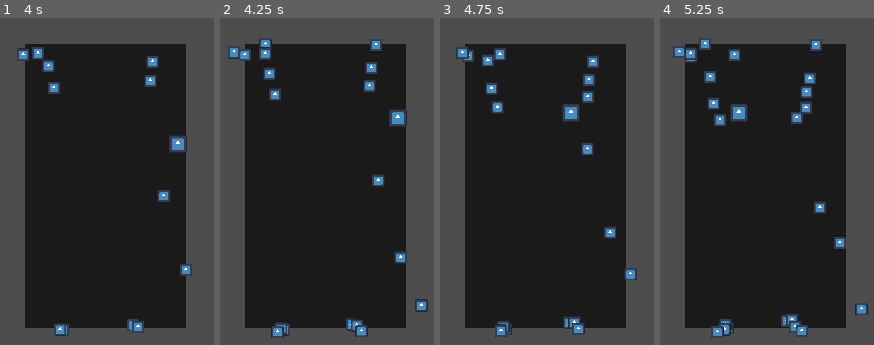
Above: before the commit, frames 1-4 (left to right).
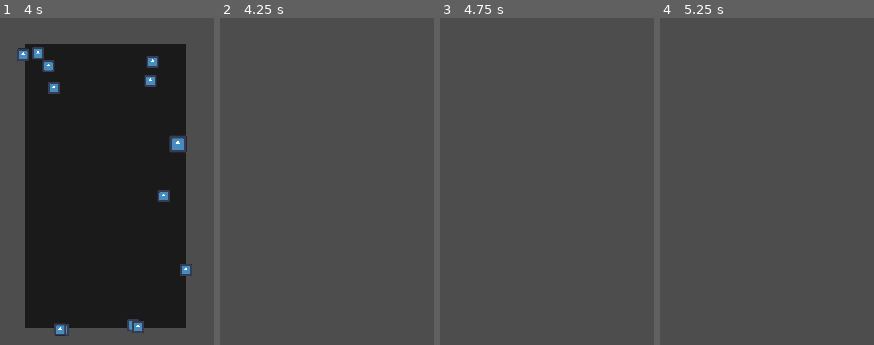
Above: after the commit, the same moments.

Repository: Where-is-my-input/Erratic-Seasons
Game: Godot game, scene res://characters/defined/cecilia.tscn
Two runs of this game, one before a commit and one after it. Both use one fixed random seed, a clock stepped at 60 frames per second and the inputs below. This scene is started directly instead of the project's main scene. The engine's default icon, where the game draws it, is replaced by a stand-in: a white triangle on a blue panel in a dark square.
Inputs:
- Up to frame 1 (4 s): tap Enter at 0.5 s; hold D (right) 0.53-1.28 s; tap Escape (reset) at 1.25 s; hold S (down) 1.28-2 s; click "Minigame" at 2 s; hold D (right) 2.78-3.53 s; hold W (up) from 3.53 s (still down)
- Up to frame 2 (4.25 s): keep holding W (up)
- Up to frame 3 (4.75 s): release W (up) at 4.28 s; hold A (left) from 4.28 s (still down)
- Up to frame 4 (5.25 s): keep holding A (left)

Frame 1 is identical in both runs. In frame 2, 65% of the frame differs, in the area x 3-98%, y 6-98%; in frame 3, 64%; in frame 4, 64%.

Commit message:
fix starting battle with dead character

Diff:
--- a/UI/character_ui.gd
+++ b/UI/character_ui.gd
@@ -37,6 +37,7 @@
 	character.connect("died", dead)
 	character.connect("revived", revive)
 	if character.isDead:
+		turnActionAvailable = false
 		setDisabledAll(true)
 
 func updateUI(value = 10):
--- a/characters/character.gd
+++ b/characters/character.gd
@@ -36,8 +36,8 @@
 			print("Dead")
 			queue_free()#maybe keep the node "alive" so someone could revive it
 		else:
-			print("Death minigame")
-			Global.deathMinigame.emit(self)
+			print("Player character dead")
+			Global.playerCharacterDied.emit()
 	gotHit.emit(HP)
 
 func revive(value = 10):
--- a/game_scenes/battle.gd
+++ b/game_scenes/battle.gd
@@ -9,7 +9,7 @@
 
 # Called when the node enters the scene tree for the first time.
 func _ready():
-	Global.connect("deathMinigame", deathMinigame)
+	Global.connect("playerCharacterDied", playerCharacterDied)
 	transition.play("fadeIn")
 	#for c in Global.playerParty:
 		#player_party.add_child(c)
@@ -68,8 +68,13 @@
 	#target.getHit(attacker.atk)
 	target.getHit(getDamageDealt(attacker.atk, attacker.weapon, target.armor))
 
-func deathMinigame(character):
-	print("Minigame signal received")
+func playerCharacterDied():
+	print("Player character died")
+	for c in Global.playerParty:
+		if c.HP > 0: return
+	print("Play game over minigame")
+	deathMinigame()
+
+func deathMinigame():
 	var minigame = gameOverMinigame.instantiate()
-	minigame.character = character
 	add_child(minigame)
--- a/game_scenes/battleUI.gd
+++ b/game_scenes/battleUI.gd
@@ -36,6 +36,7 @@
 	for c in player_party_container.get_children():
 		if !c.character.isDead:
 			c.setDisabledAll(false)
+	print("NPC turn ended")
 
 func disablePlayableCharactersActions():
 	for c in player_party_container.get_children():
--- a/game_scenes/game_over_minigame/game_over_minigame.gd
+++ b/game_scenes/game_over_minigame/game_over_minigame.gd
@@ -1,6 +1,4 @@
 extends Node2D
-
-var character:Node2D
 
 @export var difficulty:int = 10
 
@@ -11,8 +9,8 @@
 	z_index = 20
 
 func _on_tmr_revive_timeout():
-	if character == null: return
-	character.revive()
+	for c in Global.playerParty:
+		c.revive()
 	queue_free()
 
 func _on_hurtbox_body_entered(body):
--- a/system/global.gd
+++ b/system/global.gd
@@ -10,7 +10,7 @@
 var npcParty:Array
 var currentSeason = seasons.SPRING
 
-signal deathMinigame
+signal playerCharacterDied
 
 # Called when the node enters the scene tree for the first time.
 func _ready():
